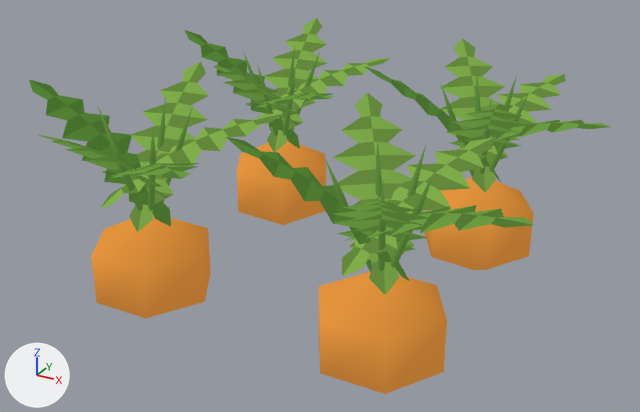
A saved change to the glTF model art/exports/crop-cell-vegetable-ready.gltf.
The view is the same before and after, from a 50 mm lens placed at (0.45, -0.826, 0.625), pointed at (0.0, -0.008, 0.216). Every picture has the same lights, and +X, +Y and +Z are marked at lower left. The older version comes first. Vertices at exactly the same position are counted once.

In view in the first picture: 'crop-cell-vegetable-ready'.
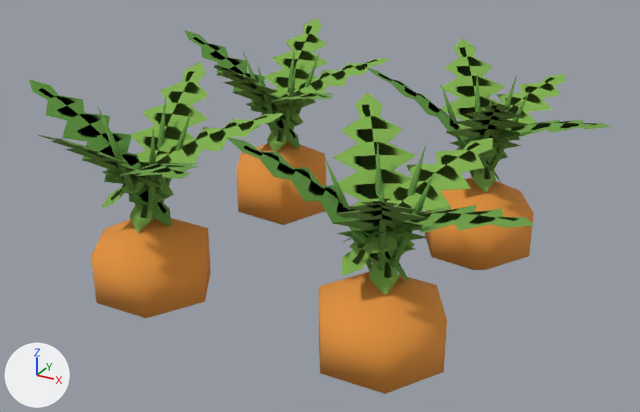
Boxes [x1, y1, x2, y2] around the edits, measured in the pictures (640 x 412 px):
part 1 of me_crop_cell_vegetable_ready, recoloured
    both: [39, 18, 607, 373]
part 2 of me_crop_cell_vegetable_ready, recoloured
    both: [29, 30, 607, 394]

Edits to the bpy script that builds the scene:
```text
Add mat_mattepalettealbedo:
    mat_mattepalettealbedo = bpy.data.materials.new('MattePaletteAlbedo')
    mat_mattepalettealbedo.use_nodes = True; mat_mattepalettealbedo.node_tree.nodes.clear()
    _N = mat_mattepalettealbedo.node_tree.nodes; _L = mat_mattepalettealbedo.node_tree.links
    n0 = _N.new('ShaderNodeBsdfPrincipled'); n0.name = 'Principled BSDF'
    n0.inputs[2].default_value = 1.0  # 'Roughness'
    n1 = _N.new('ShaderNodeOutputMaterial'); n1.name = 'Material Output'
    n2 = _N.new('ShaderNodeVertexColor'); n2.name = 'Color Attribute'
    _L.new(n0.outputs[0], n1.inputs[0])  # 'BSDF' to 'Surface'
    _L.new(n2.outputs[0], n0.inputs[0])  # 'Color' to 'Base Color'
Change me_crop_cell_vegetable_ready:
    where me_crop_cell_vegetable_ready.from_pydata(...)  # 1220 vertices, 2816 faces; spans x -0.282..0.29, y -0.283..0.286, z 0.1..0.362
    used by ob_crop_cell_vegetable_ready; location = (0.0, 0.0, 0.0)
    remove me_crop_cell_vegetable_ready.materials.append(mat_bakedpalette)
    me_crop_cell_vegetable_ready part 1: 1254 faces centred in x -0.197..0.284, y -0.277..0.282, z 0.155..0.36 are repainted in the vertex colours; the middle colour goes from green #67943e to green #81b04c
    me_crop_cell_vegetable_ready part 2: 1542 faces centred in x -0.277..0.285, y -0.277..0.199, z 0.124..0.36 are repainted in the vertex colours; the middle colour goes from dark green #527a33 to green #61933e
    add me_crop_cell_vegetable_ready.materials.append(mat_mattepalettealbedo)
```
